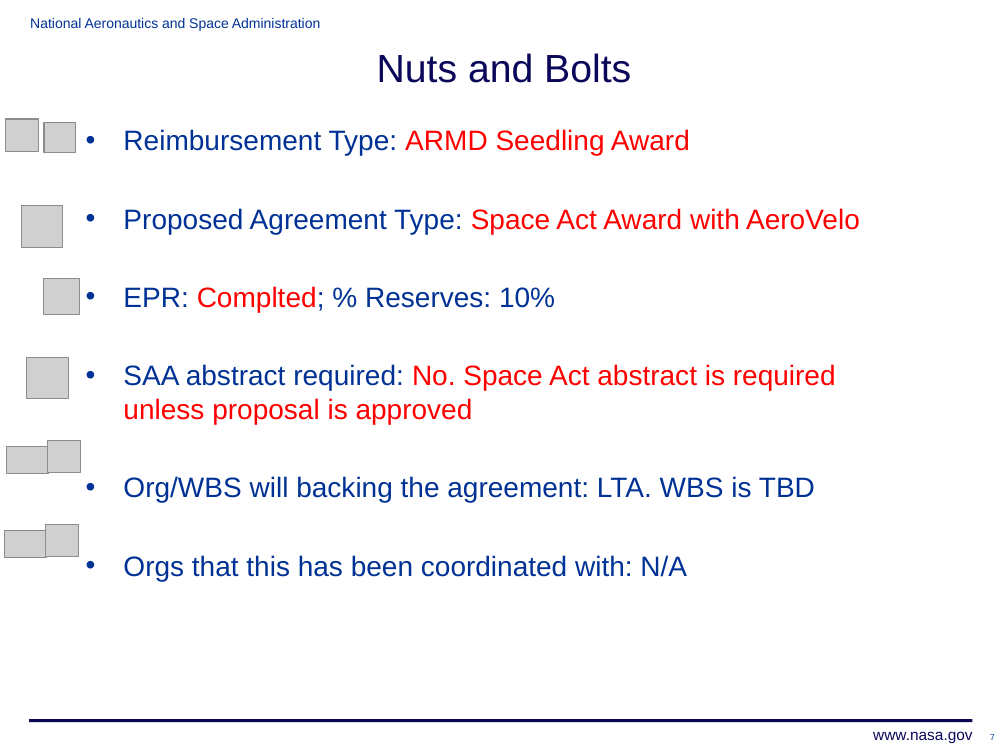
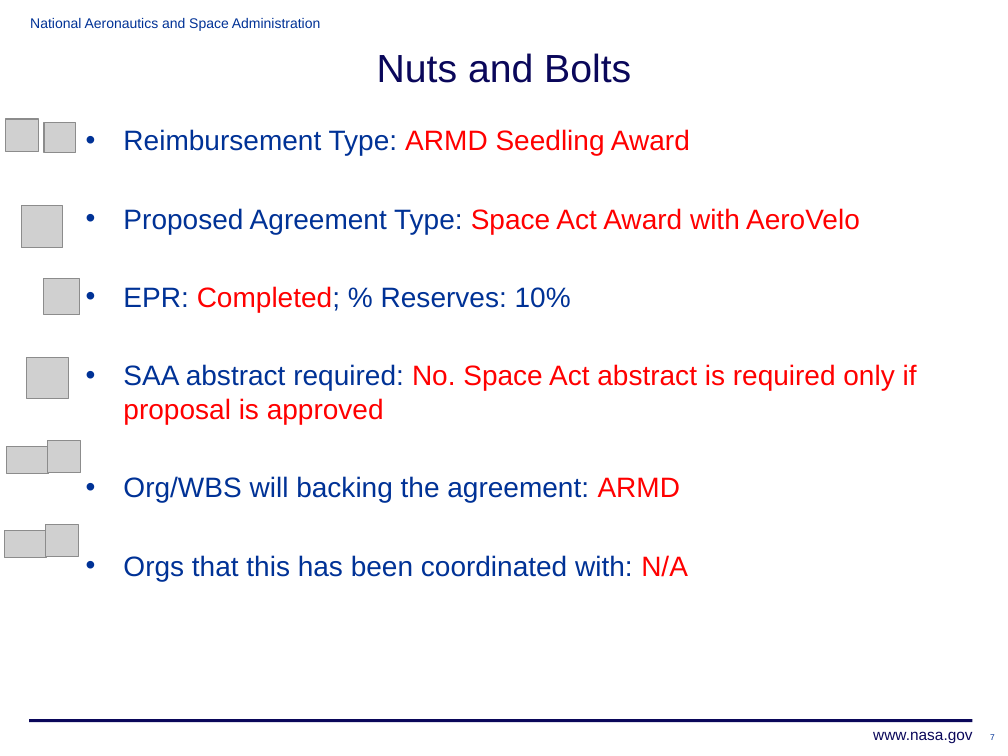
Before and after one commit to JustinSGray/Seedling2015, a slide deck: slide 7 of HPA_RRB_Presentation.pptx. Drawn at 1008x756 pixels with LibreOffice and Linux fonts; fonts in the diff are those of the drawing; grey boxes stand for pictures; background and template pictures are left out. Boxes give left, top, right and bottom in pixels: in the first picture for what was removed or moved away, otherwise in the second. Text is boxed around its words. In the diff, an @@ line names an element or a change of style, - is before the commit and + after.

```diff
--- a/HPA_RRB_Presentation.pptx
+++ b/HPA_RRB_Presentation.pptx
@@ text at <box>123,286,917,503</box>: text changed @@
-• EPR: Complted; % Reserves: 10%
-• SAA abstract required: No. Space Act abstract is required unless proposal is approved
-• Org/WBS will backing the agreement: LTA. WBS is TBD
+• EPR: Completed; % Reserves: 10%
+• SAA abstract required: No. Space Act abstract is required only if proposal is approved
+• Org/WBS will backing the agreement: ARMD
@@ text at <box>123,555,688,581</box>: text colour #003296 to #FF0000 in "N/A" @@
```
Also in this commit, not shown: 7 other slides changed, 1 other file.
